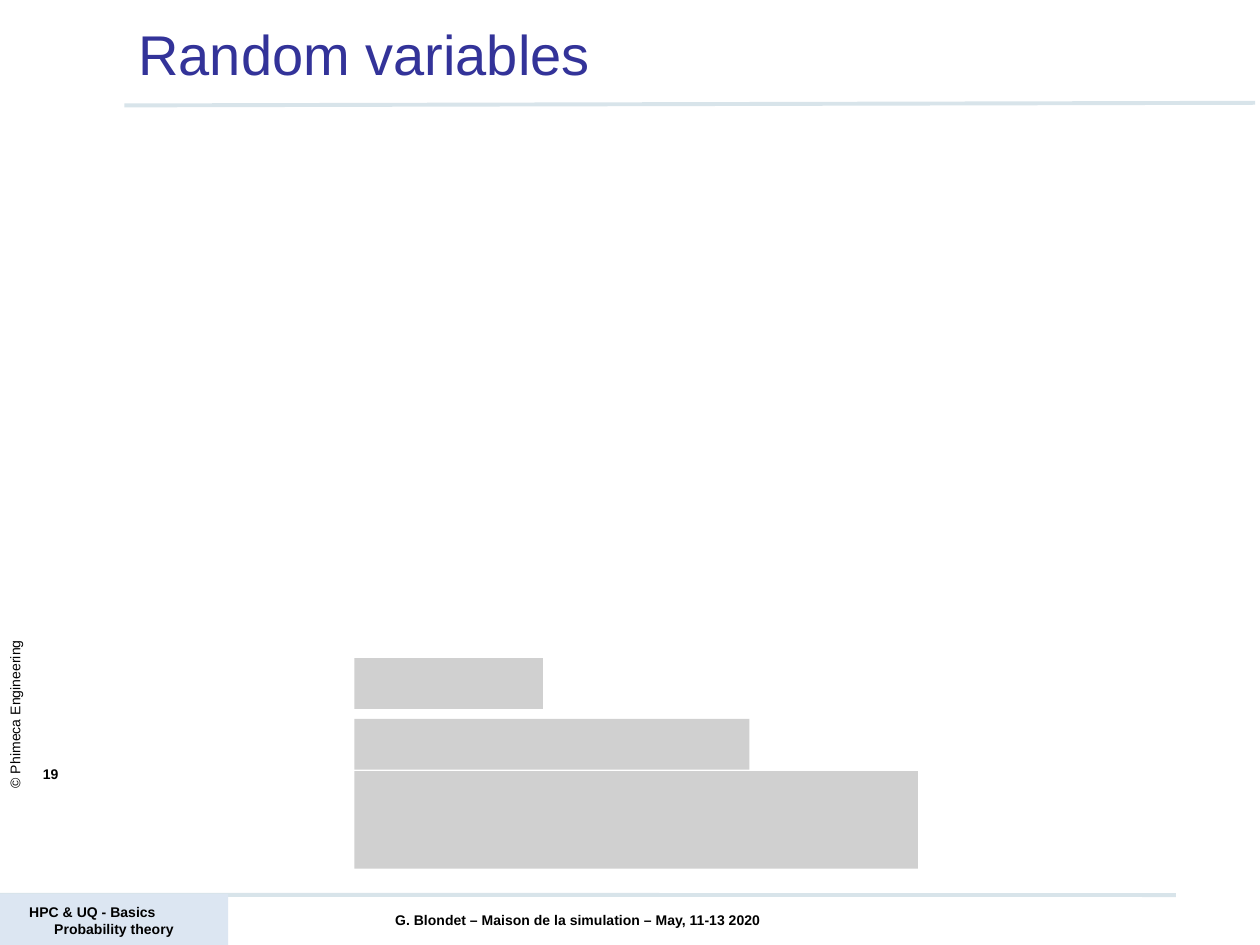
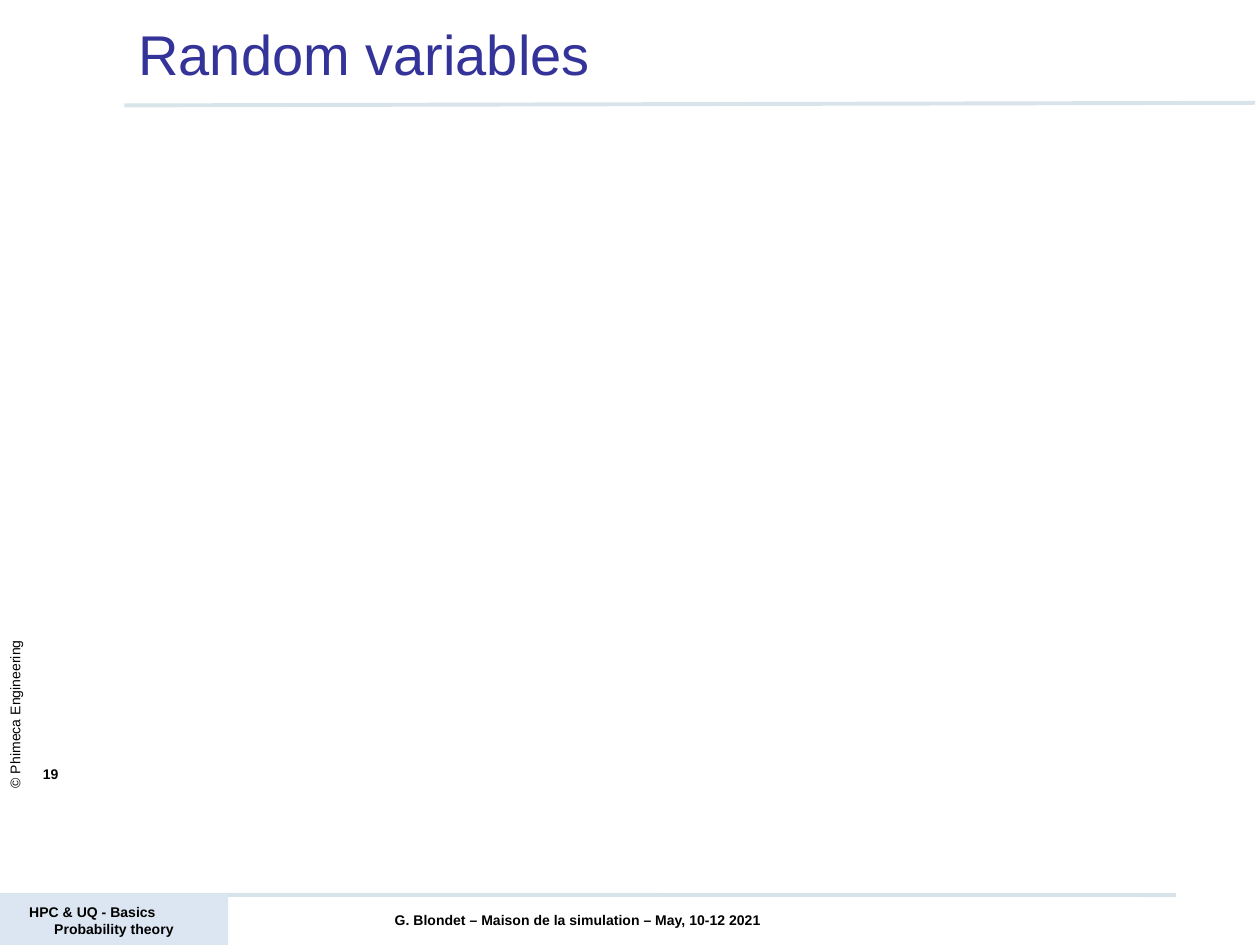
Before and after one commit to mbaudin47/hpcuqtraining, a slide deck: slide 19 of 2021/Courses/Probability/PRACE_D1_Probability_theory_basics_2021.pptx. Drawn at 1260x945 pixels with LibreOffice and Linux fonts; fonts in the diff are those of the drawing; grey boxes stand for pictures; background and template pictures are left out. Boxes give left, top, right and bottom in pixels: in the first picture for what was removed or moved away, otherwise in the second. Text is boxed around its words. In the diff, an @@ line names an element or a change of style, - is before the commit and + after.

```diff
--- a/2021/Courses/Probability/PRACE_D1_Probability_theory_basics_2021.pptx
+++ b/2021/Courses/Probability/PRACE_D1_Probability_theory_basics_2021.pptx
@@ picture removed at (x1=354, y1=658, x2=542, y2=708) @@
@@ picture removed at (x1=354, y1=719, x2=748, y2=770) @@
@@ picture removed at (x1=354, y1=771, x2=917, y2=869) @@
@@ text at (x1=395, y1=915, x2=760, y2=928): text changed @@
-G. Blondet – Maison de la simulation – May, 11-13 2020
+G. Blondet – Maison de la simulation – May, 10-12 2021
```
Also in this commit, not shown: 28 other slides changed, 1 slide added, 1 slide removed, 3 other files.
